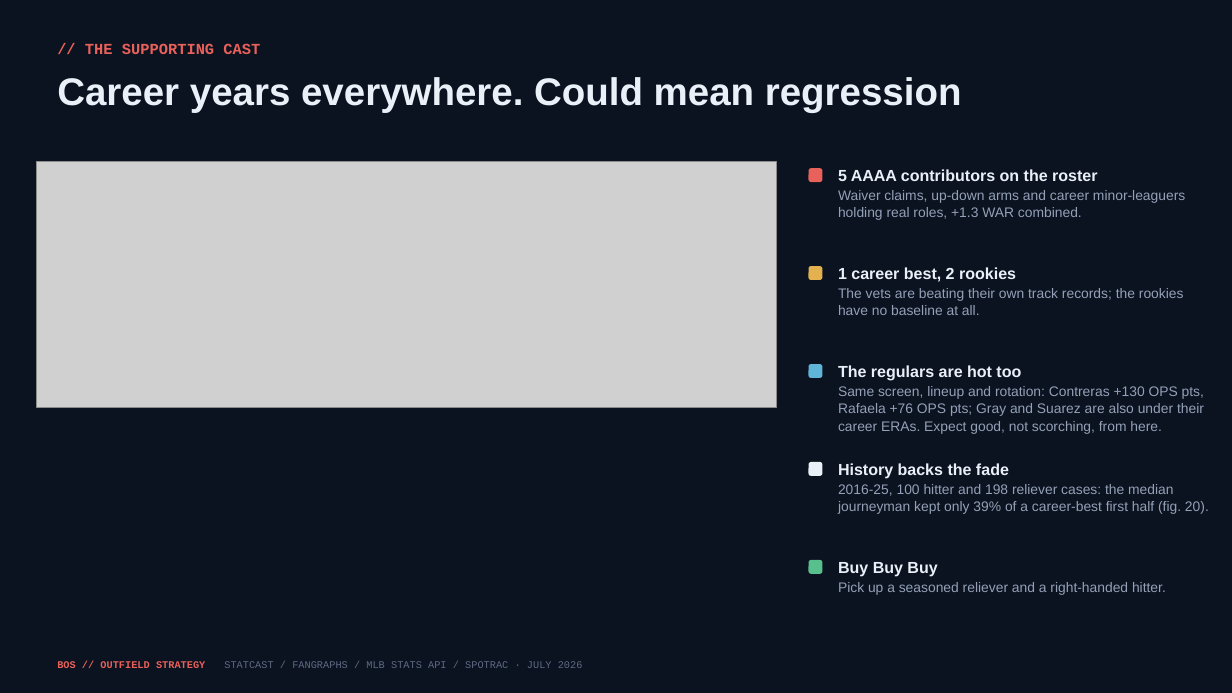
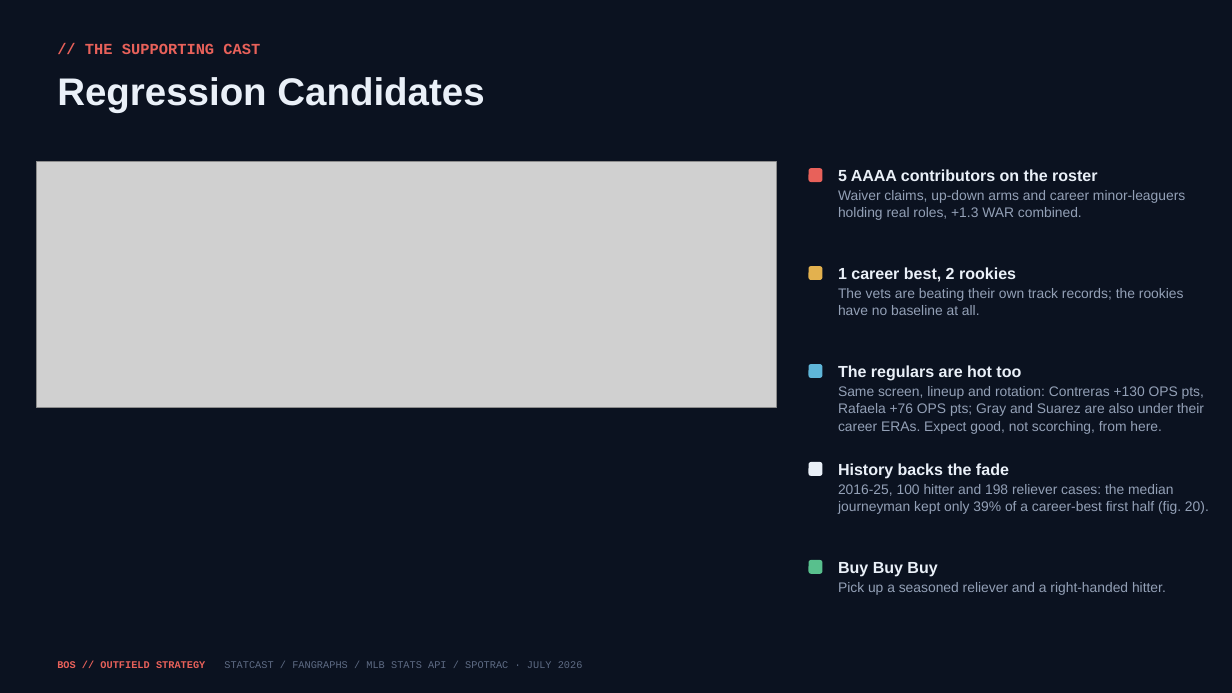
Before and after one commit to justinloo12/jarren-duran-outlier-analysis, a slide deck: slide 11 of outputs/Red_Sox_Trade_Deadline.pptx. Drawn at 1232x693 pixels with LibreOffice and Linux fonts; fonts in the diff are those of the drawing; grey boxes stand for pictures. Boxes give left, top, right and bottom in pixels: in the first picture for what was removed or moved away, otherwise in the second. Text is boxed around its words. In the diff, an @@ line names an element or a change of style, - is before the commit and + after.

```diff
--- a/outputs/Red_Sox_Trade_Deadline.pptx
+++ b/outputs/Red_Sox_Trade_Deadline.pptx
@@ text at box(57, 77, 484, 112): text changed @@
-Career years everywhere. Could mean regression
+Regression Candidates
```
Also in this commit, not shown: 11 other slides changed, 1 slide added, 1 slide removed, 3 other files.
